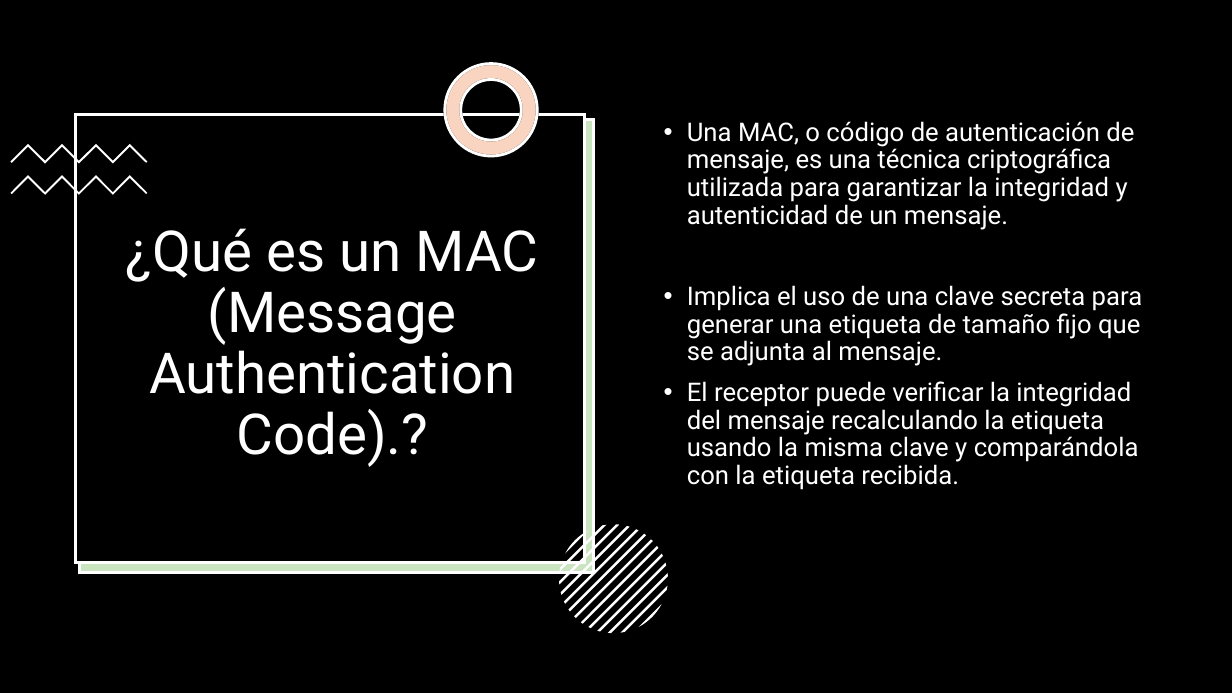
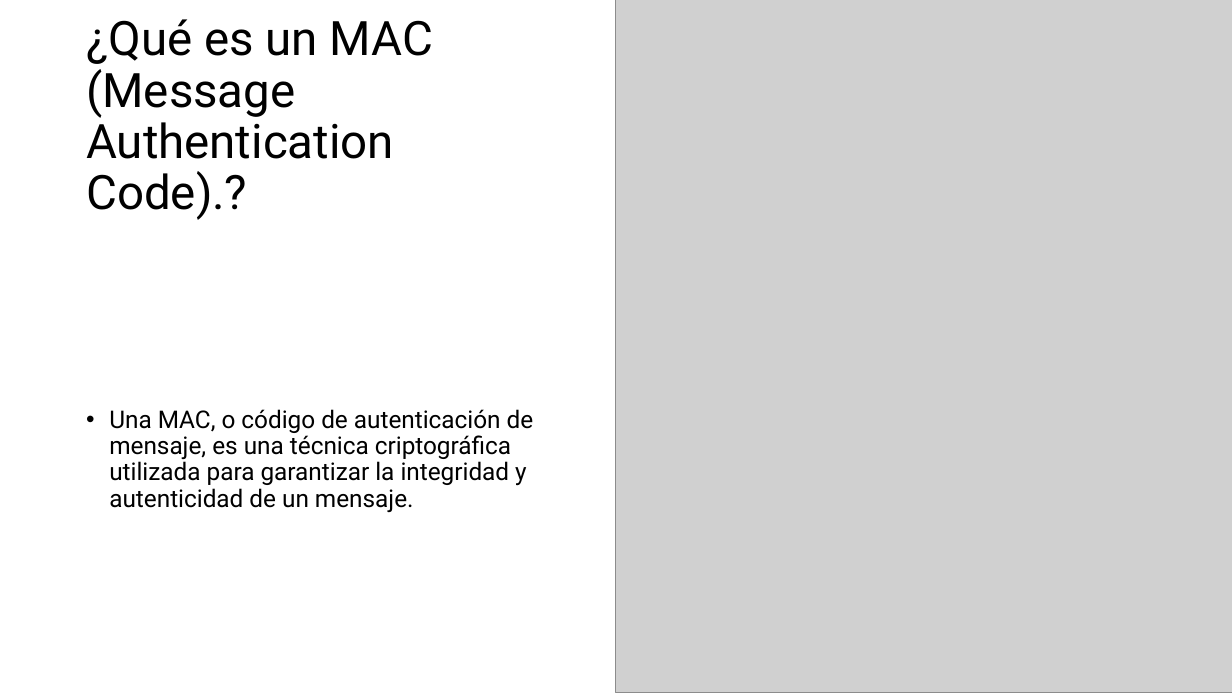
Before and after one commit to AlexPs06/CienciaViva2025-ICAP, a slide deck: slide 52 of Cifrado-Imagenes.pptx (slide 49 before the commit). Drawn at 1232x693 pixels with LibreOffice and Linux fonts; fonts in the diff are those of the drawing; grey boxes stand for pictures. Boxes give left, top, right and bottom in pixels: in the first picture for what was removed or moved away, otherwise in the second. Text is boxed around its words. In the diff, an @@ line names an element or a change of style, - is before the commit and + after.

```diff
--- a/Cifrado-Imagenes.pptx
+++ b/Cifrado-Imagenes.pptx
@@ rectangle removed at <box>0,0,1232,693</box> @@
@@ rectangle added at <box>0,0,861,231</box>, fill #FFFFFF @@
@@ title "¿Qué es un MAC (Message ...": place and size @@
-title "¿Qué es un MAC (Message ..." at <box>126,228,539,467</box>
+title "¿Qué es un MAC (Message ..." at <box>86,19,433,220</box>
@@ title "¿Qué es un MAC (Message ..." at <box>86,19,433,220</box>: size 44 to 37 pt, text colour #FFFFFF to #000000; alignment centre to left @@
@@ picture added at <box>616,0,1232,693</box> @@
@@ freeform shape removed at <box>445,64,537,156</box> @@
@@ freeform shape removed at <box>445,64,537,156</box> @@
@@ rectangle removed at <box>75,115,584,563</box> @@
@@ rectangle removed at <box>79,119,594,572</box> @@
@@ freeform shape removed at <box>10,144,147,164</box> @@
@@ rectangle removed at <box>79,120,593,573</box> @@
@@ freeform shape removed at <box>10,176,147,195</box> @@
@@ text "Una MAC, o código de ...": place and size @@
-text "Una MAC, o código de ..." at <box>687,121,1143,490</box>
+text "Una MAC, o código de ..." at <box>109,409,534,512</box>
@@ text "Una MAC, o código de ..." at <box>109,409,534,512</box>: size 20 to 19 pt, text colour #FFFFFF to #000000; vertical alignment top to middle @@
@@ text at <box>687,285,1143,490</box>: paragraphs removed @@
-• Implica el uso de una clave secreta para generar una etiqueta de tamaño fijo que se adjunta al mensaje.
-• El receptor puede verificar la integridad del mensaje recalculando la etiqueta usando la misma clave y comparándola con la etiqueta recibida.
@@ group removed at <box>559,524,668,633</box>: 13 freeform shapes @@
```
Also in this commit, not shown: 8 other slides changed, 8 slides added, 2 slides removed, 1 other file.
